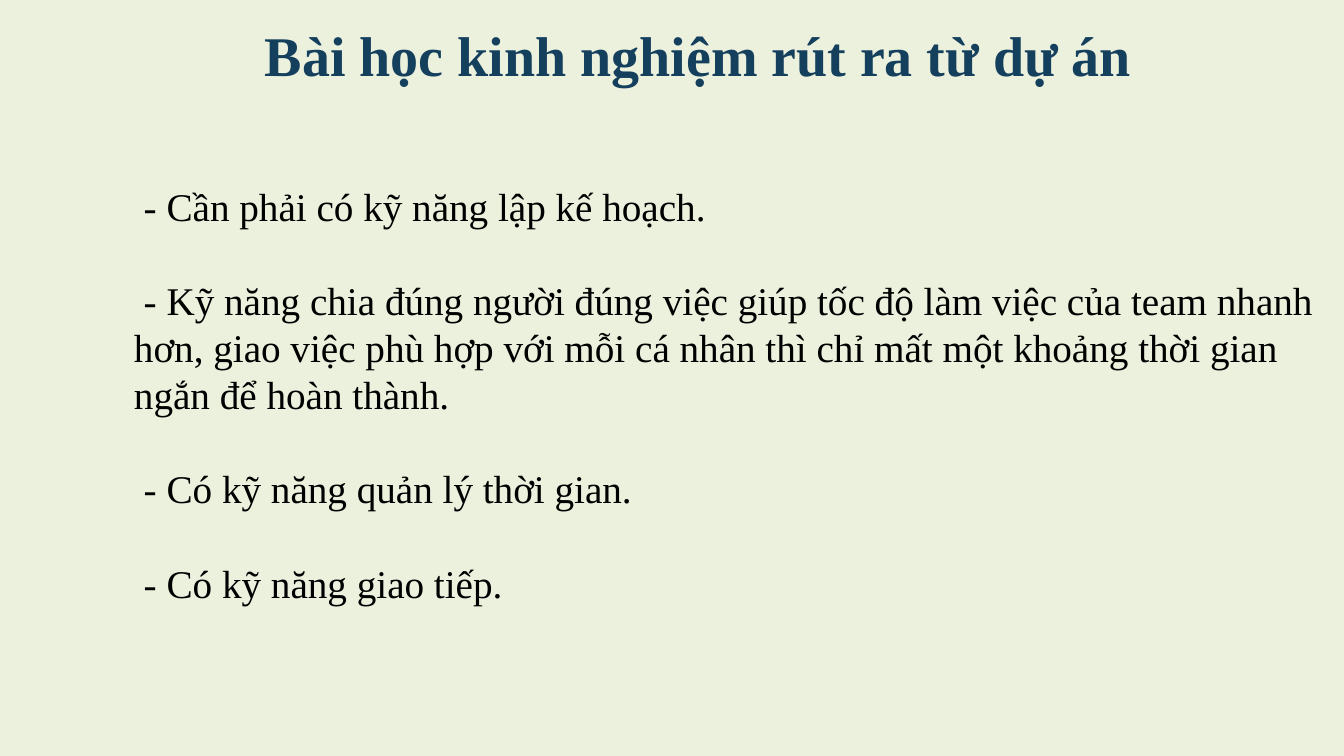
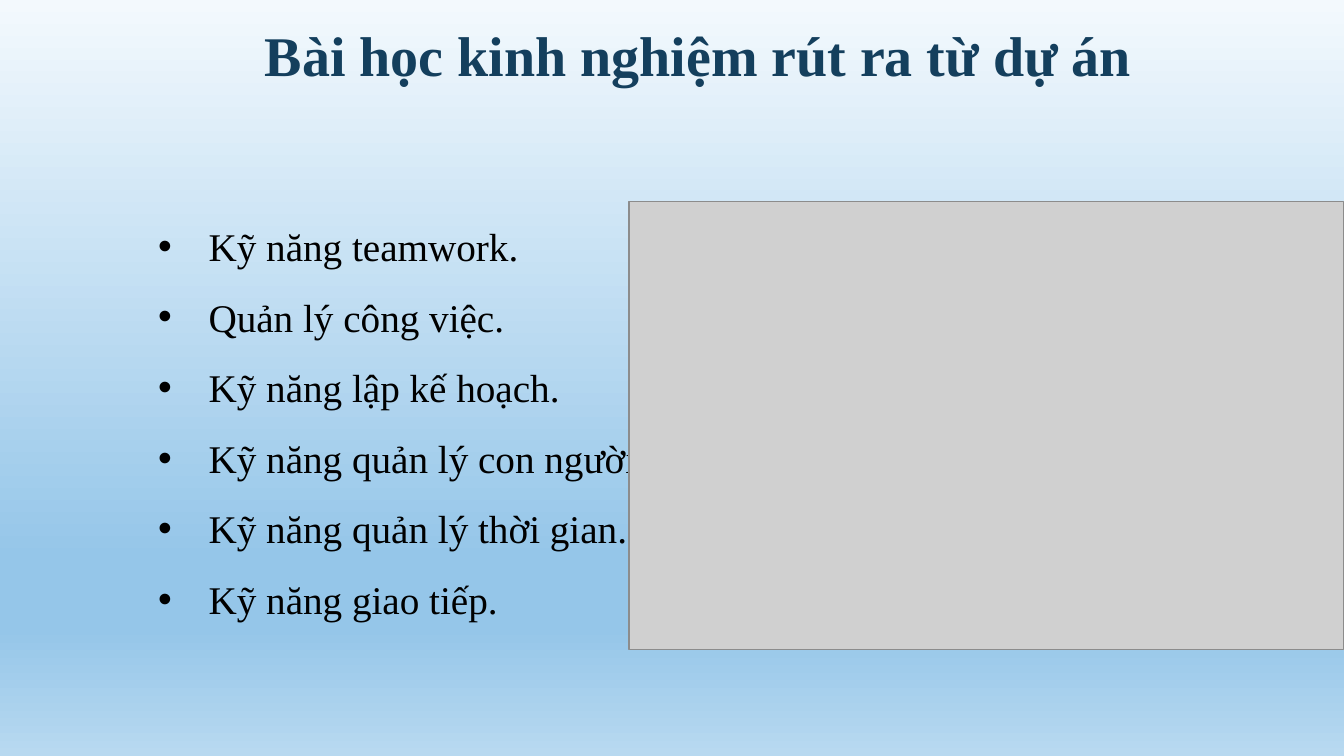
Before and after one commit to vubao98/Nhom-1, a slide deck: slide 21 of DELIVERABLES/Nghiệm thu đợt 1/NHOM1_QTDA.pptx (slide 27 before the commit). Drawn at 1344x756 pixels with LibreOffice and Linux fonts; fonts in the diff are those of the drawing; grey boxes stand for pictures. Boxes give left, top, right and bottom in pixels: in the first picture for what was removed or moved away, otherwise in the second. Text is boxed around its words. In the diff, an @@ line names an element or a change of style, - is before the commit and + after.

```diff
--- a/DELIVERABLES/Nghiệm thu đợt 1/NHOM1_QTDA.pptx
+++ b/DELIVERABLES/Nghiệm thu đợt 1/NHOM1_QTDA.pptx
@@ background #EBF1DD to gradient #F3F9FD to #95C6E9 to #B8D9F0 @@
@@ picture added at (629, 202, 1344, 649) @@
@@ text at (209, 233, 646, 622): text changed @@
-- Cần phải có kỹ năng lập kế hoạch.
-- Kỹ năng chia đúng người đúng việc giúp tốc độ làm việc của team nhanh hơn, giao việc phù hợp với mỗi cá nhân thì chỉ mất một khoảng thời gian ngắn để hoàn thành.
-- Có kỹ năng quản lý thời gian.
-- Có kỹ năng giao tiếp.
+• Kỹ năng teamwork.
+• Quản lý công việc.
+• Kỹ năng lập kế hoạch.
+• Kỹ năng quản lý con người.
+• Kỹ năng quản lý thời gian.
+• Kỹ năng giao tiếp.
```
Also in this commit, not shown: 21 other slides changed, 2 slides added, 8 slides removed.
